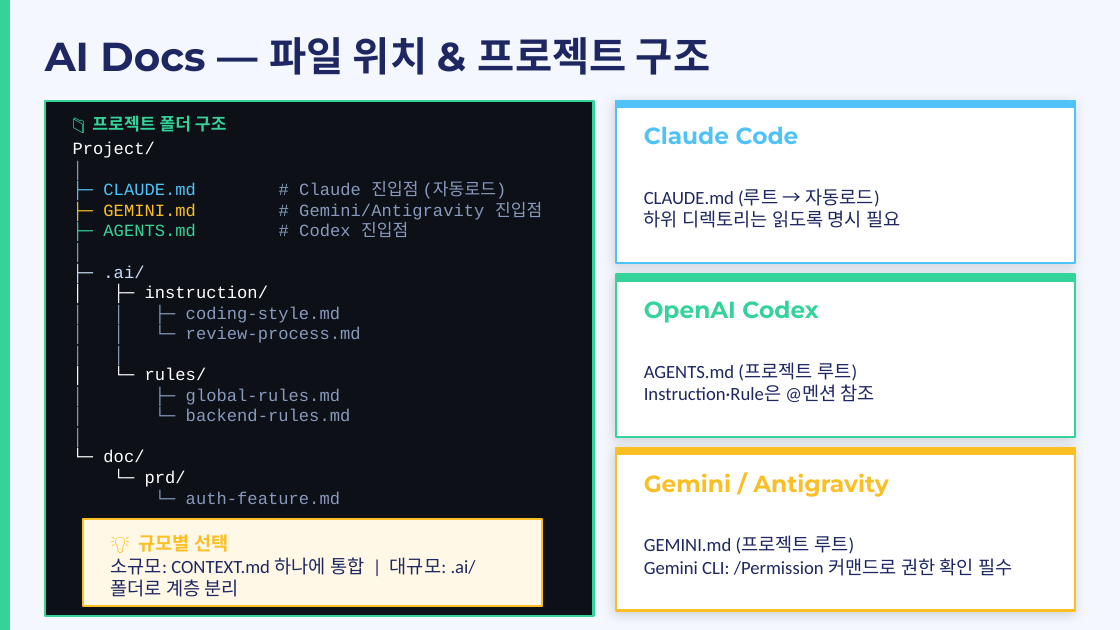
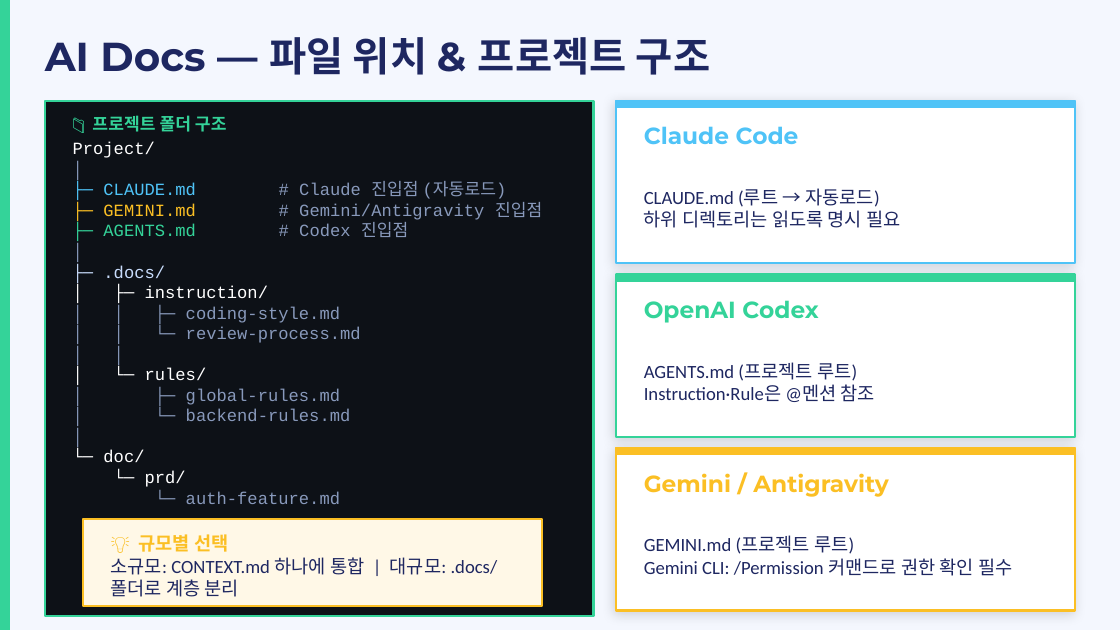
Before and after one commit to hb9397/AI_Agent_docs, a slide deck: slide 6 of Docs/AI_Agent_활용을 위한 개념.pptx. Drawn at 1120x630 pixels with LibreOffice and Linux fonts; fonts in the diff are those of the drawing. Boxes give left, top, right and bottom in pixels: in the first picture for what was removed or moved away, otherwise in the second. Text is boxed around its words. In the diff, an @@ line names an element or a change of style, - is before the commit and + after.

Commit message:
fix(review): 점검 발견사항 정합성 보완

```diff
--- a/Docs/AI_Agent_활용을 위한 개념.pptx
+++ b/Docs/AI_Agent_활용을 위한 개념.pptx
@@ text at <box>73,142,542,504</box>: text changed @@
-Project/
-│
-├─ CLAUDE.md # Claude 진입점 (자동로드)
-├─ GEMINI.md # Gemini/Antigravity 진입점
-├─ AGENTS.md # Codex 진입점
-│
-├─ .ai/
-│ ├─ instruction/
-│ │ ├─ coding-style.md
-│ │ └─ review-process.md
-│ │
-│ └─ rules/
-│ ├─ global-rules.md
-│ └─ backend-rules.md
-│
-└─ doc/
-└─ prd/
-└─ auth-feature.md
+Project/
+│
+├─ CLAUDE.md # Claude 진입점 (자동로드)
+├─ GEMINI.md # Gemini/Antigravity 진입점
+├─ AGENTS.md # Codex 진입점
+│
+├─ .docs/
+│ ├─ instruction/
+│ │ ├─ coding-style.md
+│ │ └─ review-process.md
+│ │
+│ └─ rules/
+│ ├─ global-rules.md
+│ └─ backend-rules.md
+│
+└─ doc/
+└─ prd/
+└─ auth-feature.md
@@ text at <box>111,534,498,597</box>: text changed @@
-💡 규모별 선택
-소규모: CONTEXT.md 하나에 통합 | 대규모: .ai/ 폴더로 계층 분리
+💡 규모별 선택
+소규모: CONTEXT.md 하나에 통합 | 대규모: .docs/ 폴더로 계층 분리
```
Also in this commit, not shown: 6 other slides changed, 6 other files.
